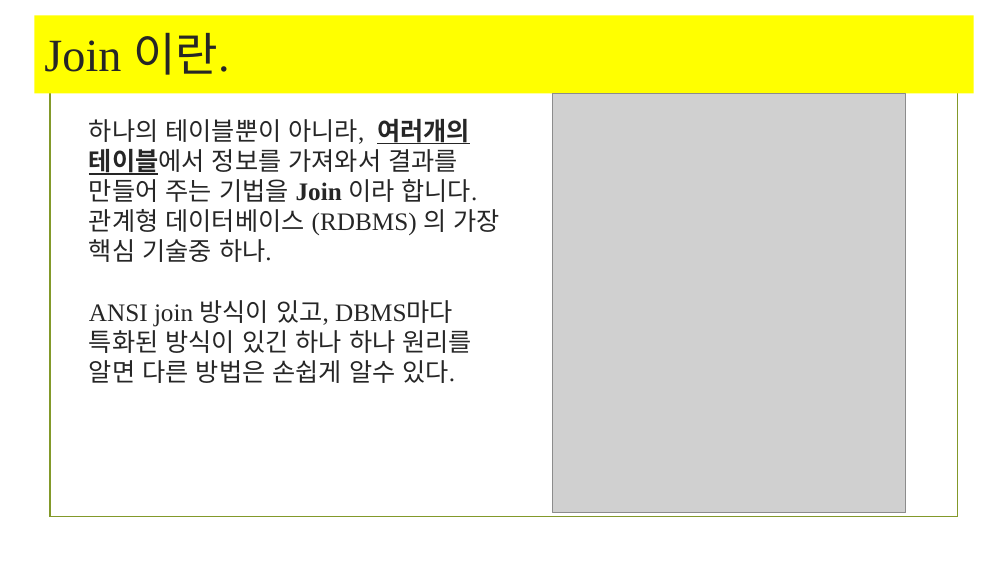
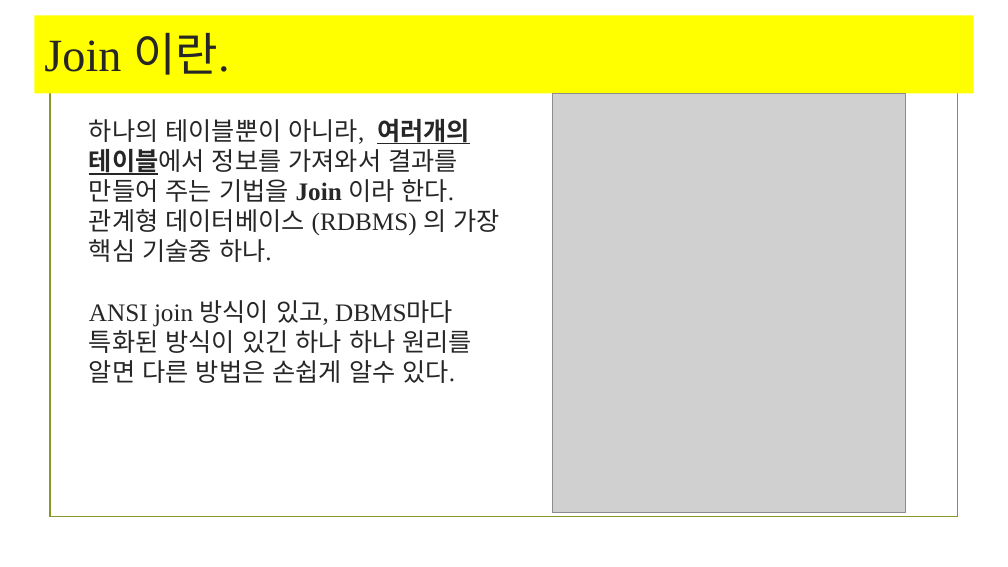
Before and after one commit to phantom5820/DATABASE, a slide deck: slide 2 of Oracle_DB_8 - Join.pptx. Drawn at 1008x567 pixels with LibreOffice and Linux fonts; fonts in the diff are those of the drawing; grey boxes stand for pictures; background and template pictures are left out. Boxes give left, top, right and bottom in pixels: in the first picture for what was removed or moved away, otherwise in the second. Text is boxed around its words. In the diff, an @@ line names an element or a change of style, - is before the commit and + after.

Commit message:
데이터베이스 기본과, 자연조인, 서브쿼리

```diff
--- a/Oracle_DB_8 - Join.pptx
+++ b/Oracle_DB_8 - Join.pptx
@@ text at bbox=[89, 119, 499, 383]: text changed @@
-하나의 테이블뿐이 아니라, 여러개의 테이블에서 정보를 가져와서 결과를 만들어 주는 기법을 Join 이라 합니다. 관계형 데이터베이스 (RDBMS) 의 가장 핵심 기술중 하나.
-ANSI join 방식이 있고, DBMS마다 특화된 방식이 있긴 하나 하나 원리를 알면 다른 방법은 손쉽게 알수 있다.
+하나의 테이블뿐이 아니라, 여러개의 테이블에서 정보를 가져와서 결과를 만들어 주는 기법을 Join 이라 한다. 관계형 데이터베이스 (RDBMS) 의 가장 핵심 기술중 하나.
+ANSI join 방식이 있고, DBMS마다 특화된 방식이 있긴 하나 하나 원리를 알면 다른 방법은 손쉽게 알수 있다.
```
